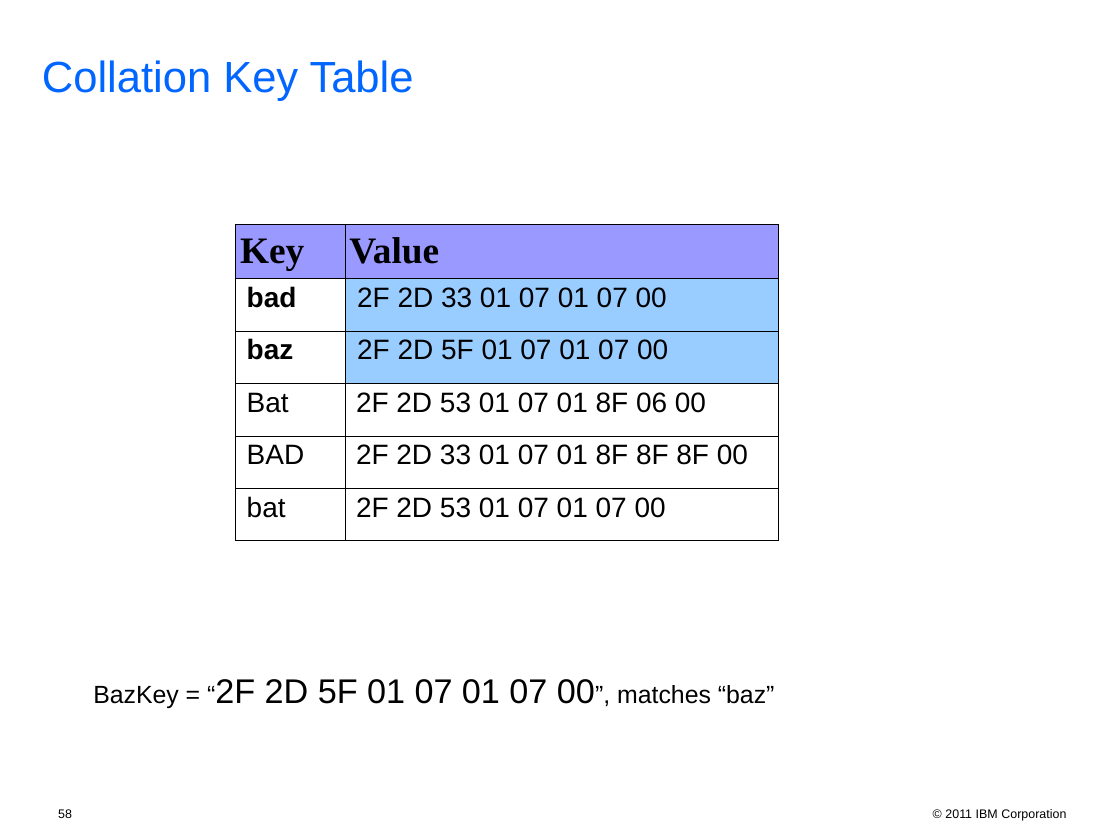
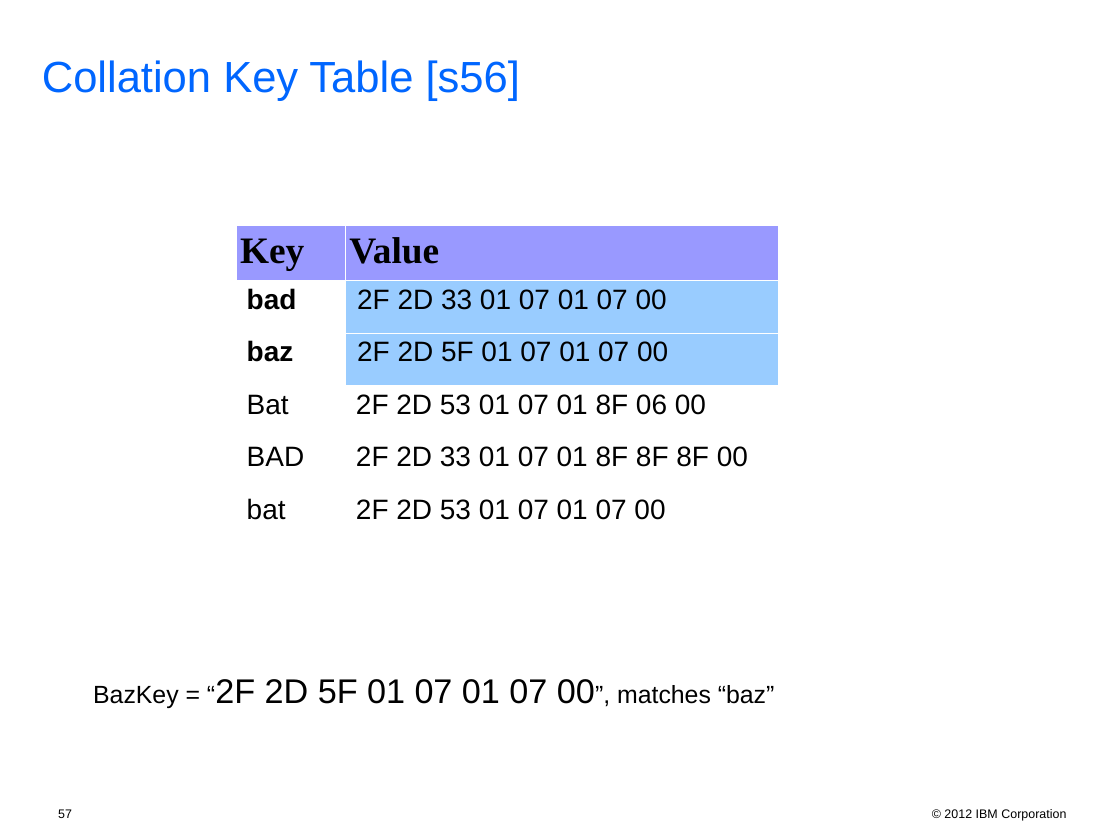
Before and after one commit to unicode-org/icu-docs, a slide deck: slide 57 of docs/pres/icu_workshop.ppt (slide 58 before the commit). Drawn at 1120x840 pixels with LibreOffice and Linux fonts; fonts in the diff are those of the drawing; background and template pictures are left out. Boxes give left, top, right and bottom in pixels: in the first picture for what was removed or moved away, otherwise in the second. Text is boxed around its words. In the diff, an @@ line names an element or a change of style, - is before the commit and + after.

```diff
--- a/docs/pres/icu_workshop.ppt
+++ b/docs/pres/icu_workshop.ppt
@@ text at [42, 60, 520, 101]: text changed @@
-Collation Key Table
+Collation Key Table [s56]
@@ table at [235, 225, 778, 541] @@
@@ borders changed @@
@@ page number at [58, 809, 72, 818]: text changed @@
-58
+57
@@ text at [944, 809, 1066, 821]: text changed @@
-© 2011 IBM Corporation
+© 2012 IBM Corporation
```
Also in this commit, not shown: 56 other slides changed, 1 slide added, 2 slides removed, 2 other files.
